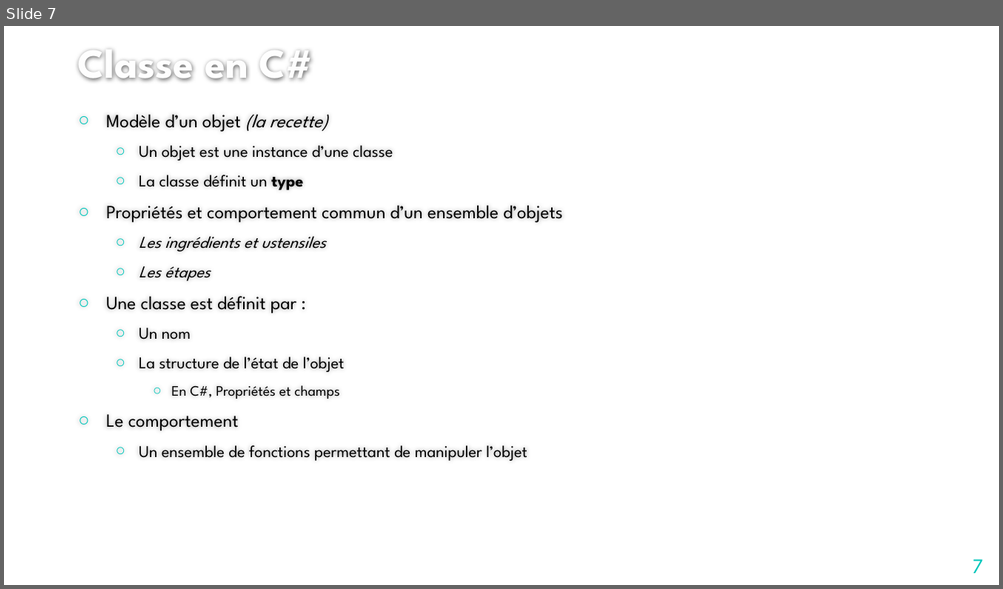
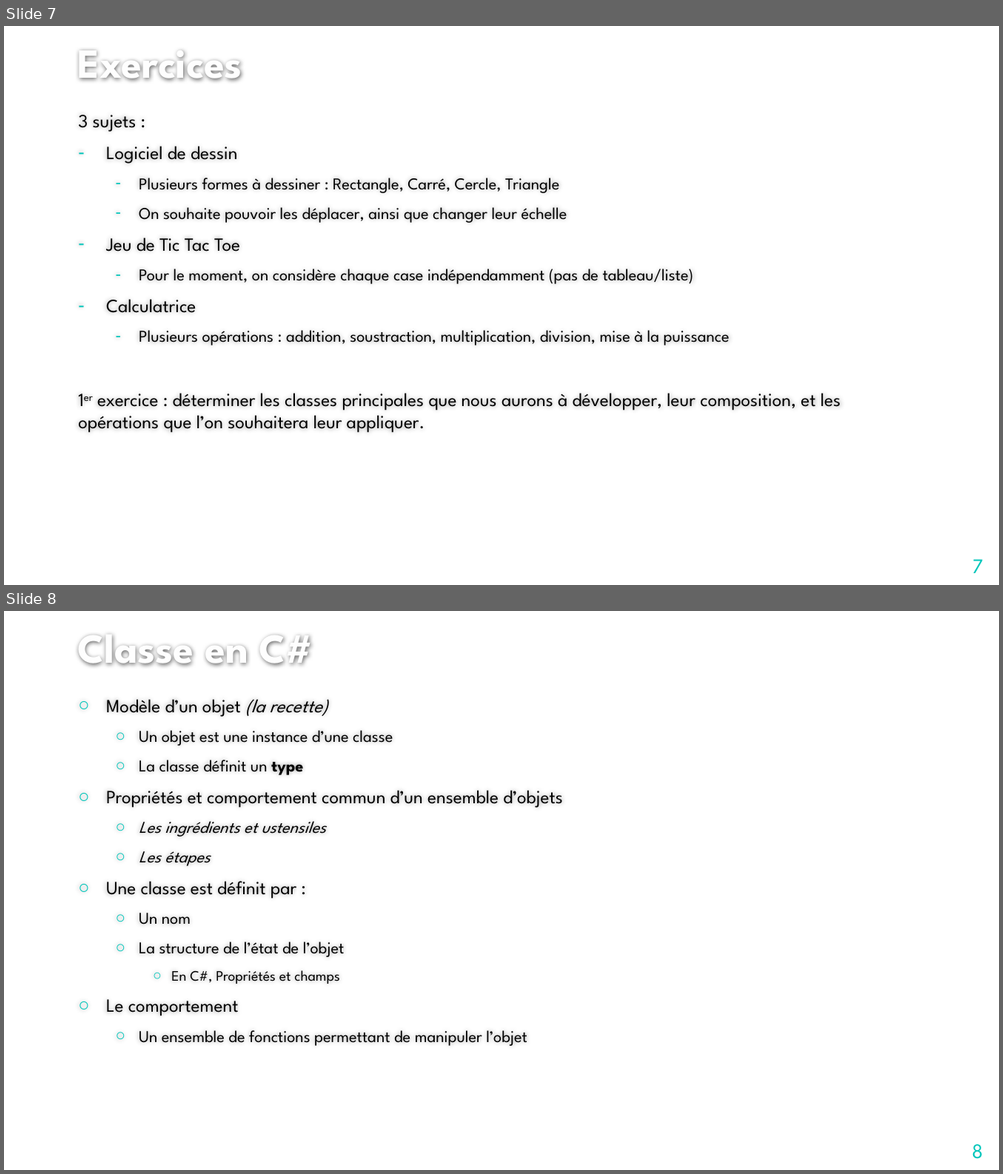
Before and after one commit to jcchalte/PresentationsCCI, a slide deck: 2018-2019/C#/Compléments de cours.pptx. Shown one above the other, each under a label of ours: slide 7 before the commit, slides 7 and 8 after it. The pictures are 1003x589 and 1003x1174 pixels, drawn with LibreOffice and Linux fonts; fonts in the diff are those of the drawing; background and template pictures are left out. Boxes give left, top, right and bottom in pixels: in the first picture for what was removed or moved away, otherwise in the second. Text is boxed around its words. In the diff, an @@ line names an element or a change of style, - is before the commit and + after.

Commit message:
Ajouts exercices + listes et tableaux

```diff
--- a/2018-2019/C#/Compléments de cours.pptx
+++ b/2018-2019/C#/Compléments de cours.pptx
@@ slide 7 added at [4,26,999,585], background #FFFFFF @@
@@ title added at [77,50,242,82], 40 pt, text #FEFEFE, bold @@
+Exercices
@@ text added at [78,115,840,433], 16 pt, text #000000 @@
+3 sujets :
+– Logiciel de dessin
+  – Plusieurs formes à dessiner : Rectangle, Carré, Cercle, Triangle
+  – On souhaite pouvoir les déplacer, ainsi que changer leur échelle
+– Jeu de Tic Tac Toe
+  – Pour le moment, on considère chaque case indépendamment (pas de tableau/liste)
+– Calculatrice
+  – Plusieurs opérations : addition, soustraction, multiplication, division, mise à la puissance
+1er exercice : déterminer les classes principales que nous aurons à développer, leur composition, et les opérations que l’on souhaitera leur appliquer.
@@ page number added at [972,560,982,574], 20 pt, text #00C6BB @@
+7
@@ what was slide 7 is now slide 8 @@
@@ page number at [971,1145,982,1159]: text changed @@
-7
+8
```
Also in this commit, not shown: 5 other slides added, 2 other files.
